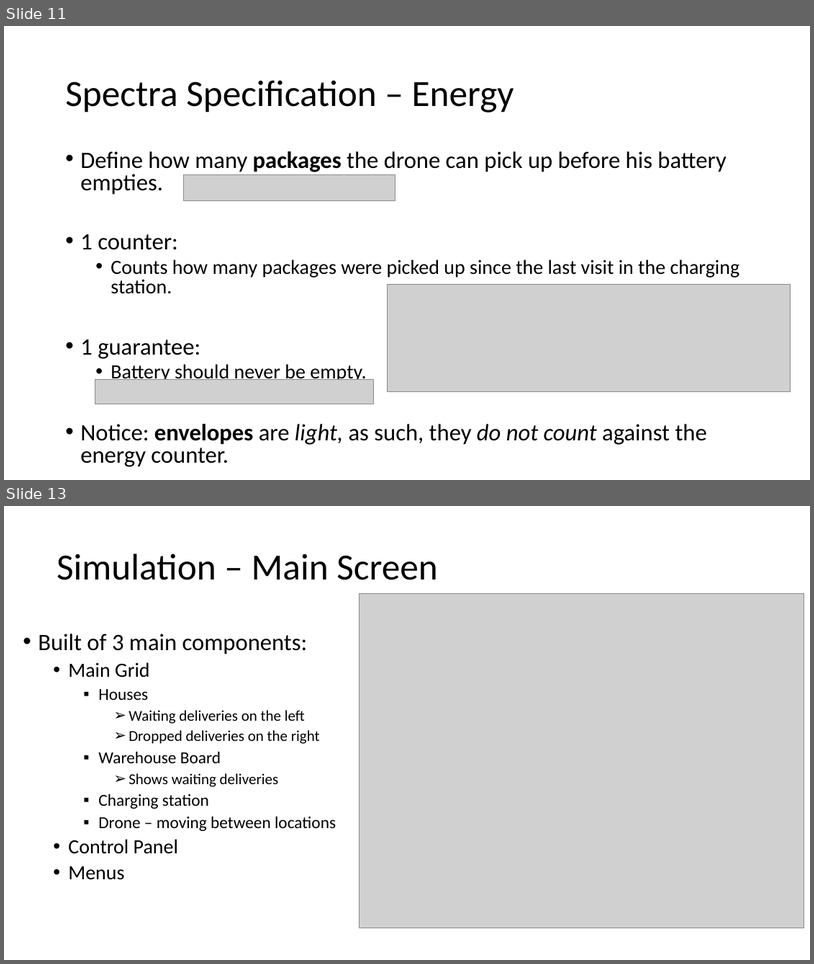
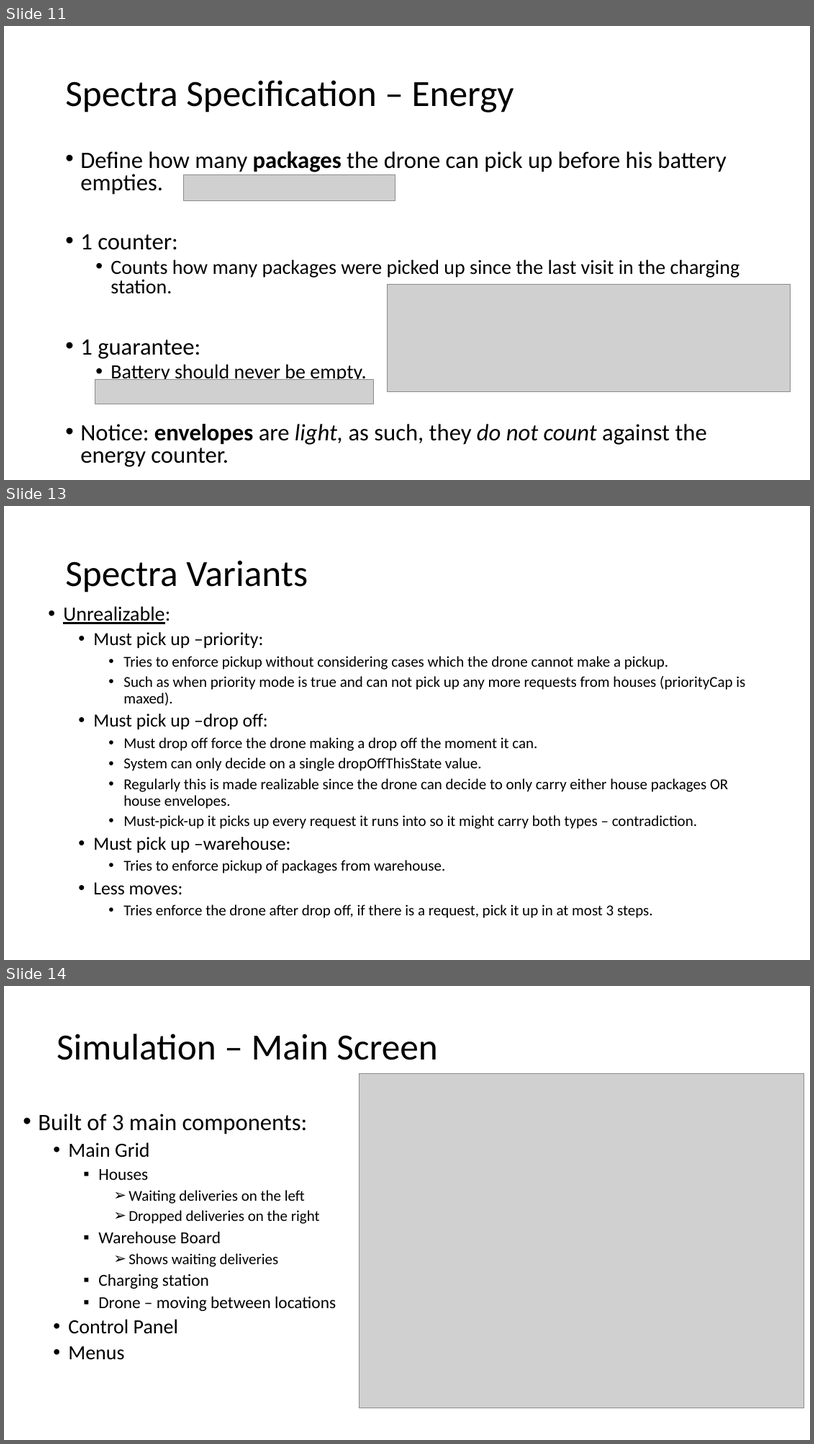
Before and after one commit to GuyHaviv37/DeliveryDroneSpectra, a slide deck: docs/final presentation.pptx. Shown one above the other, each under a label of ours: slides 11 and 13 before the commit, slides 11, 13 and 14 after it; the slides between them are not shown. The pictures are 814x964 and 814x1444 pixels, drawn with LibreOffice and Linux fonts; fonts in the diff are those of the drawing; grey boxes stand for pictures. Boxes give left, top, right and bottom in pixels: in the first picture for what was removed or moved away, otherwise in the second. Text is boxed around its words. In the diff, an @@ line names an element or a change of style, - is before the commit and + after.

```diff
--- a/docs/final presentation.pptx
+++ b/docs/final presentation.pptx
@@ slide 13 added at (4, 506, 810, 960), background #FFFFFF @@
@@ title added at (65, 560, 308, 592), 44 pt, text #000000 @@
+Spectra Variants
@@ text added at (63, 606, 746, 918), 18 pt, text #000000 @@
+• Unrealizable:
+  • Must pick up –priority:
+    • Tries to enforce pickup without considering cases which the drone cannot make a pickup.
+    • Such as when priority mode is true and can not pick up any more requests from houses (priorityCap is maxed).
+  • Must pick up –drop off:
+    • Must drop off force the drone making a drop off the moment it can.
+    • System can only decide on a single dropOffThisState value.
+    • Regularly this is made realizable since the drone can decide to only carry either house packages OR house envelopes.
+    • Must-pick-up it picks up every request it runs into so it might carry both types – contradiction.
+  • Must pick up –warehouse:
+    • Tries to enforce pickup of packages from warehouse.
+  • Less moves:
+    • Tries enforce the drone after drop off, if there is a request, pick it up in at most 3 steps.
@@ what was slide 13 is now slide 14 @@
```
Also in this commit, not shown: 1 slide changed, 3 other files.
